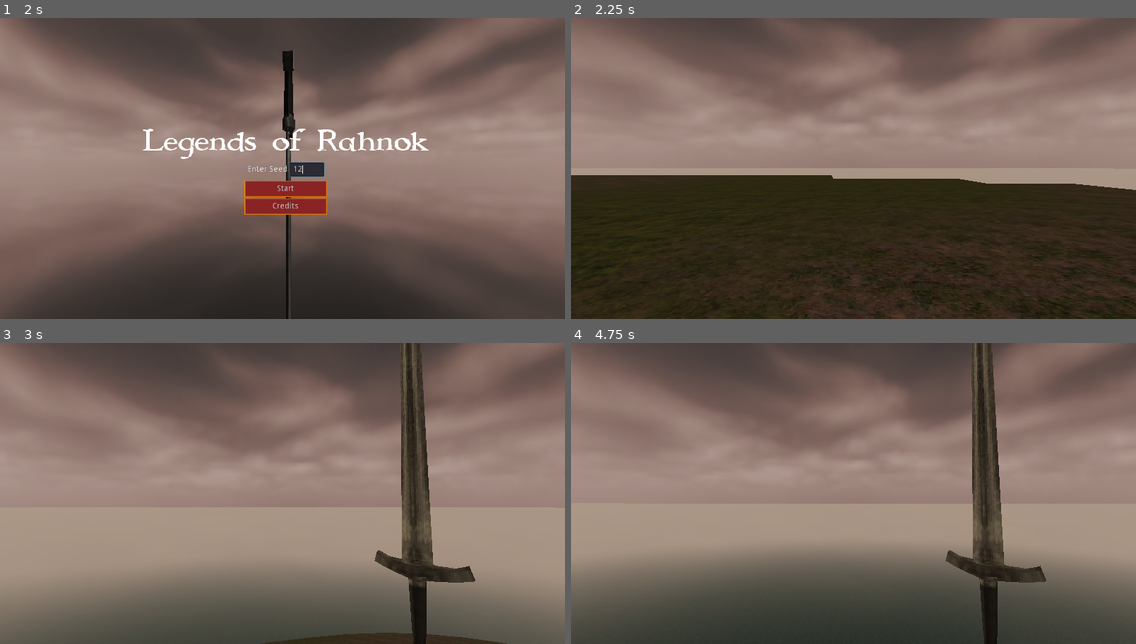
Above: before the commit, frames 1-4 (two rows, left to right).
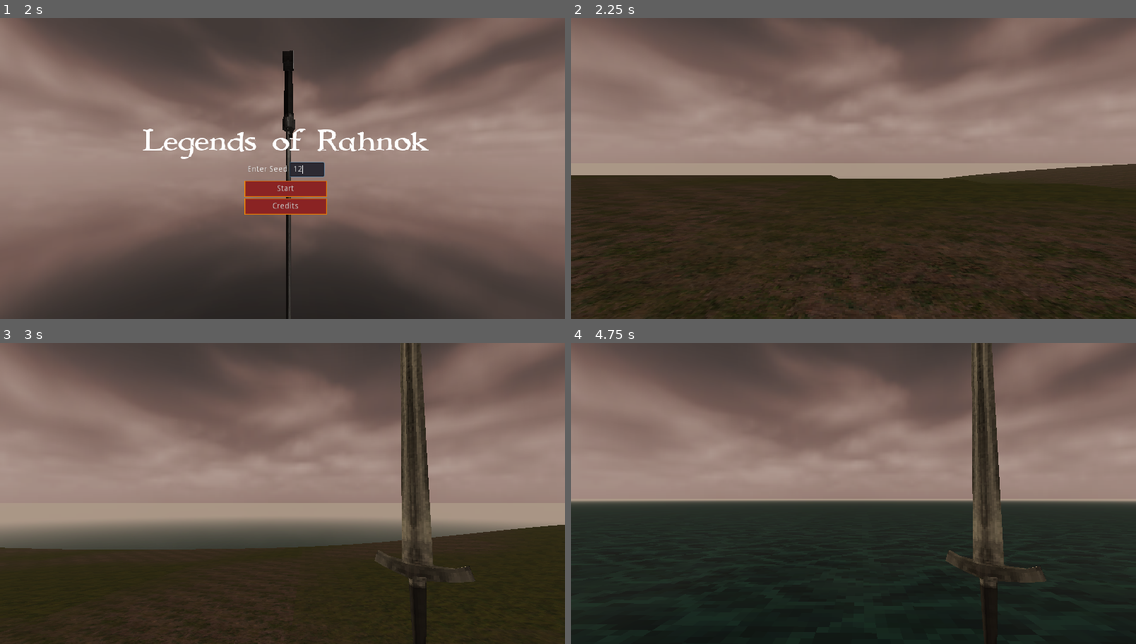
Above: after the commit, the same moments.

Repository: itaden1/webRPG
Game: Godot game, scene res://Scenes/GUI/logo_splash/logo_splash.tscn
The game is run twice, just before and just after one commit, with the same random seed, the same clock (stepped at 60 frames per second) and the same inputs.
Inputs (mouse positions are in pixels of both pictures, inside the frame that each line leads up to):
- Up to frame 1 (2 s): tap Enter (ui_accept) at 0.5, 0.77 s; move the mouse to (406, 153) at 0.52 s; press the mouse at (406, 153) at 0.53 s; hold D 0.53-1.25 s; release the mouse at (406, 153) at 1.25 s; click (305, 168) at 1.27 s; type "12" at 1.35 s
- Up to frame 2 (2.25 s): click "Start" at 2 s
- Up to frame 3 (3 s): tap Enter (ui_accept) at 2.75 s; move the mouse to (254, 493) at 2.77 s; hold W from 2.78 s (still down); tap X (DrawSheathWeapon) at 2.85 s
- Up to frame 4 (4.75 s): keep holding W; tap Enter (ui_accept) at 3.02, 4.52 s; move the mouse to (864, 487) at 3.52 s; hold F (Interact) 3.53-4.28 s; move the mouse to (847, 499) at 4.27 s; tap Tab (ToggleMouse) at 4.35 s

Frame 1 is identical in both runs. In frame 2, 2.0% of the frame differs, in the area x 0-100%, y 48-90%; in frame 3, 37%; in frame 4, 45%, in the area x 0-100%, y 51-100%.

Commit message:
veroni kingdoms

Diff:
--- a/Scenes/TestNewGen.gd
+++ b/Scenes/TestNewGen.gd
@@ -25,7 +25,12 @@
 		var mesh_inst =MeshInstance.new()
 		mesh_inst.mesh = terrain_mesh
 		mesh_inst.material_override = SpatialMaterial.new()
-		mesh_inst.material_override.albedo_texture = load("res://Materials/Dirt_15-128x128.png")
+		var materials_map = {
+			Constants.KINGDOM_TYPES.DESERT: load("res://Materials/Dirt_15-128x128.png"),
+			Constants.KINGDOM_TYPES.SNOW: load("res://Materials/Snow_01-128x128.png"),
+			Constants.KINGDOM_TYPES.GRASSLAND: load("res://Materials/Grass_02-128x128.png"),
+		}
+		mesh_inst.material_override.albedo_texture = materials_map[chunk.kingdom_type]
 		add_child(mesh_inst)
 		mesh_inst.global_transform.origin = Vector3(chunk.position.x, 0, chunk.position.y)
 		for location in chunk.locations:
--- a/Scripts/Generators/TerrainDataGenerator.gd
+++ b/Scripts/Generators/TerrainDataGenerator.gd
@@ -4,7 +4,7 @@
 var Utilities
 
 # TODO move to constants file?
-const OCEAN_LEVEL = 0.18
+const OCEAN_LEVEL = 0.21
 
 var hill_noise := OpenSimplexNoise.new()
 var precipitation_noise := OpenSimplexNoise.new()
@@ -131,8 +131,13 @@
 
 	# generate large towns and cities
 	# Only one city per chunk
+	var kingdom_choices = [
+		Constants.KINGDOM_TYPES.DESERT,
+		Constants.KINGDOM_TYPES.GRASSLAND,
+		Constants.KINGDOM_TYPES.SNOW
+	]
 	var max_cities := 3
-	var city_dist_from_other_city = chunk_size.x * 8
+	var city_dist_from_other_city = chunk_size.x * 6
 	var cities := []
 	for v in valid_city_chunks:
 		var c = data.chunks[Utilities.vec_as_key(v)]
@@ -148,6 +153,23 @@
 			if dist_from_other_city >= city_dist_from_other_city:
 				c.locations = [{type=Constants.LOCATION_TYPES.CITY}]
 				cities.append(c.position)
+				var k = Rng.get_random_range(0, kingdom_choices.size()-1)
+				c.kingdom_type = kingdom_choices[k]
+				kingdom_choices.pop_at(k)
+
+	# assign kindom to chunk, indicates which capital is clossest
+	# as well as textures / trees locations found there
+	for ck in data.chunks.keys():
+		var c = data.chunks[ck]
+		var closest_city = null
+		for k in cities:
+			if closest_city == null:
+				closest_city = data.chunks[Utilities.vec_as_key(k)]
+			var distance = k.distance_to(c.position)
+			if distance < closest_city.position.distance_to(c.position):
+				closest_city = data.chunks[Utilities.vec_as_key(k)]
+		c.kingdom_type = closest_city.kingdom_type
+
 
 	# generate towns
 	var town_dist_from_other_city = chunk_size.x * 3
@@ -179,6 +201,9 @@
 				c.locations = [{type=Constants.LOCATION_TYPES.VILLAGE}]
 
 
+
+
+
 	return data
 
 
@@ -197,7 +222,7 @@
 	elevation = elevation + (0-distance) / 2
 	if elevation > OCEAN_LEVEL:
 		#modify the exponent to have flatter lands above ocean level
-		var e = elevation - OCEAN_LEVEL
+		var e = elevation - OCEAN_LEVEL + 0.02
 
 		return modify_land_height(e) + modify_land_height(OCEAN_LEVEL) + 25
 	return modify_land_height(elevation)
--- a/Scripts/Singletons/Constants.gd
+++ b/Scripts/Singletons/Constants.gd
@@ -6,6 +6,7 @@
 	FARM,
 	VILLAGE,
 }
+
 enum HOUSE_TYPES {
 	COTTAGE,
 	EMPTY,
@@ -18,3 +19,9 @@
 	OPEN,
 	EXIT
 }
+
+enum KINGDOM_TYPES {
+	DESERT,
+	GRASSLAND,
+	SNOW
+}
--- a/Scripts/Singletons/WorldData.gd
+++ b/Scripts/Singletons/WorldData.gd
@@ -12,6 +12,7 @@
 	chunks: [
 		{
 			position: vec2, # where this chunk is placed in the world
+			kingdom_type: enum # what type of land this is and who is the ruler
 			mesh_data: [], # list of vec3 vertex data
 			shader: Resource # which shader to use, determines the textures on the map
 			texture_data: {}, # dictionary <vec2, brush>
